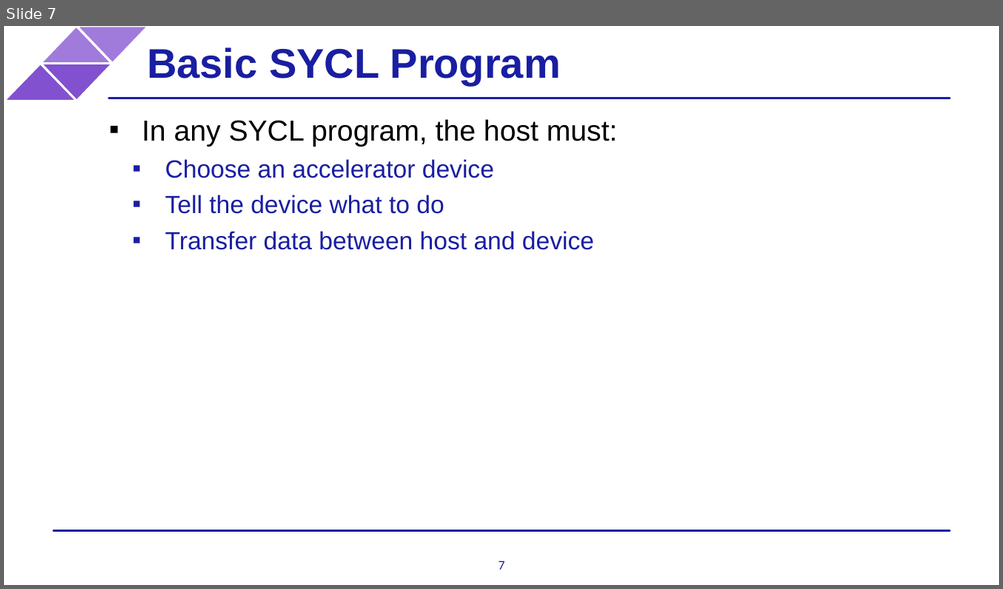
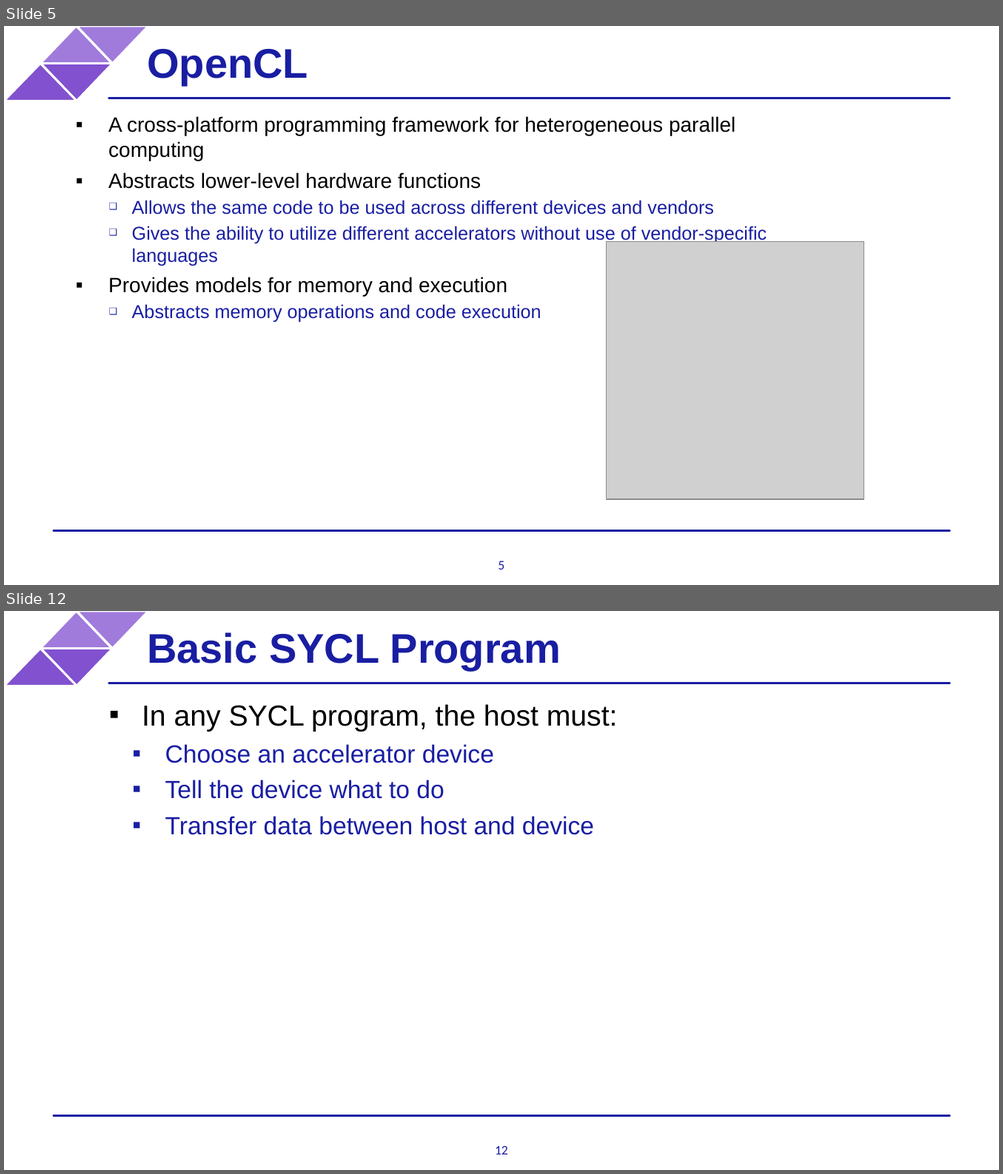
Before and after one commit to BenjaminMFindley/Reconfig-2-SYCL-DPCPP, a slide deck: Slides/SYCL intro.pptx. Shown one above the other, each under a label of ours: slide 7 before the commit, slides 5 and 12 after it; the slides between them are not shown. The pictures are 1003x589 and 1003x1174 pixels, drawn with LibreOffice and Linux fonts; fonts in the diff are those of the drawing; grey boxes stand for pictures; background and template pictures are left out. Boxes give left, top, right and bottom in pixels: in the first picture for what was removed or moved away, otherwise in the second. Text is boxed around its words. In the diff, an @@ line names an element or a change of style, - is before the commit and + after.

```diff
--- a/Slides/SYCL intro.pptx
+++ b/Slides/SYCL intro.pptx
@@ slide 5 added at [4,26,999,585], background #FFFFFF; not listed: 6 template elements that a slide beside it also shows @@
@@ text added at [147,49,307,84], 40 pt, text #191EA2, bold @@
+OpenCL
@@ text added at [108,116,766,323], 18 pt, text #191EA2 @@
+▪ A cross-platform programming framework for heterogeneous parallel computing
+▪ Abstracts lower-level hardware functions
+  ❑ Allows the same code to be used across different devices and vendors
+  ❑ Gives the ability to utilize different accelerators without use of vendor-specific languages
+▪ Provides models for memory and execution
+  ❑ Abstracts memory operations and code execution
@@ picture added at [606,241,864,500] @@
@@ page number added at [498,561,504,570], 12.7 pt, text #191EA2 @@
+5
@@ what was slide 7 is now slide 12 @@
@@ page number at [495,1146,508,1155]: text changed @@
-7
+12
```
Also in this commit, not shown: 2 slides changed, 8 other slides added, 5 slides removed.
